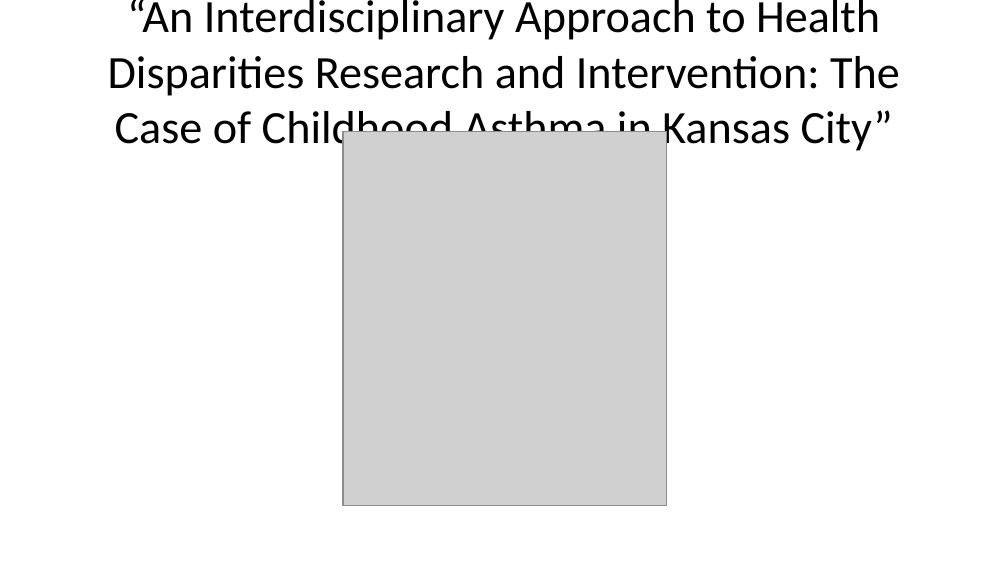
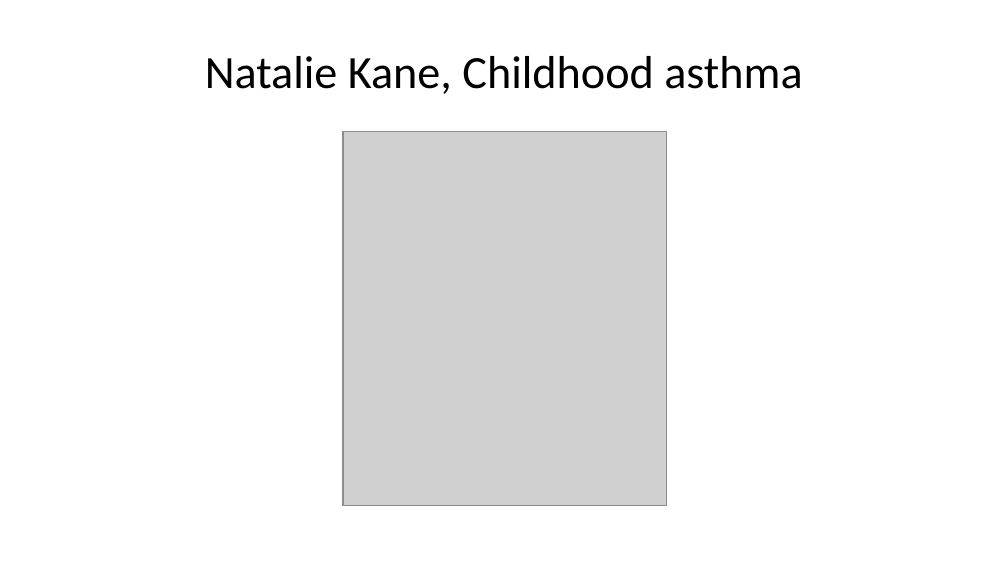
Before and after one commit to pmean/papers-and-presentations, a slide deck: slide 7 of kc-lead-impact/results/dbhi-presentation.pptx (slide 8 before the commit). Drawn at 1008x567 pixels with LibreOffice and Linux fonts; fonts in the diff are those of the drawing; grey boxes stand for pictures. Boxes give left, top, right and bottom in pixels: in the first picture for what was removed or moved away, otherwise in the second. Text is boxed around its words. In the diff, an @@ line names an element or a change of style, - is before the commit and + after.

Commit message:
Simplified slide titles for dbhi-presentation.md

```diff
--- a/kc-lead-impact/results/dbhi-presentation.pptx
+++ b/kc-lead-impact/results/dbhi-presentation.pptx
@@ title at (205,56,802,94): text changed @@
-“An Interdisciplinary Approach to Health Disparities Research and Intervention: The Case of Childhood Asthma in Kansas City”
+Natalie Kane, Childhood asthma
```
Also in this commit, not shown: 8 slides added, 3 slides removed, 3 other files.
